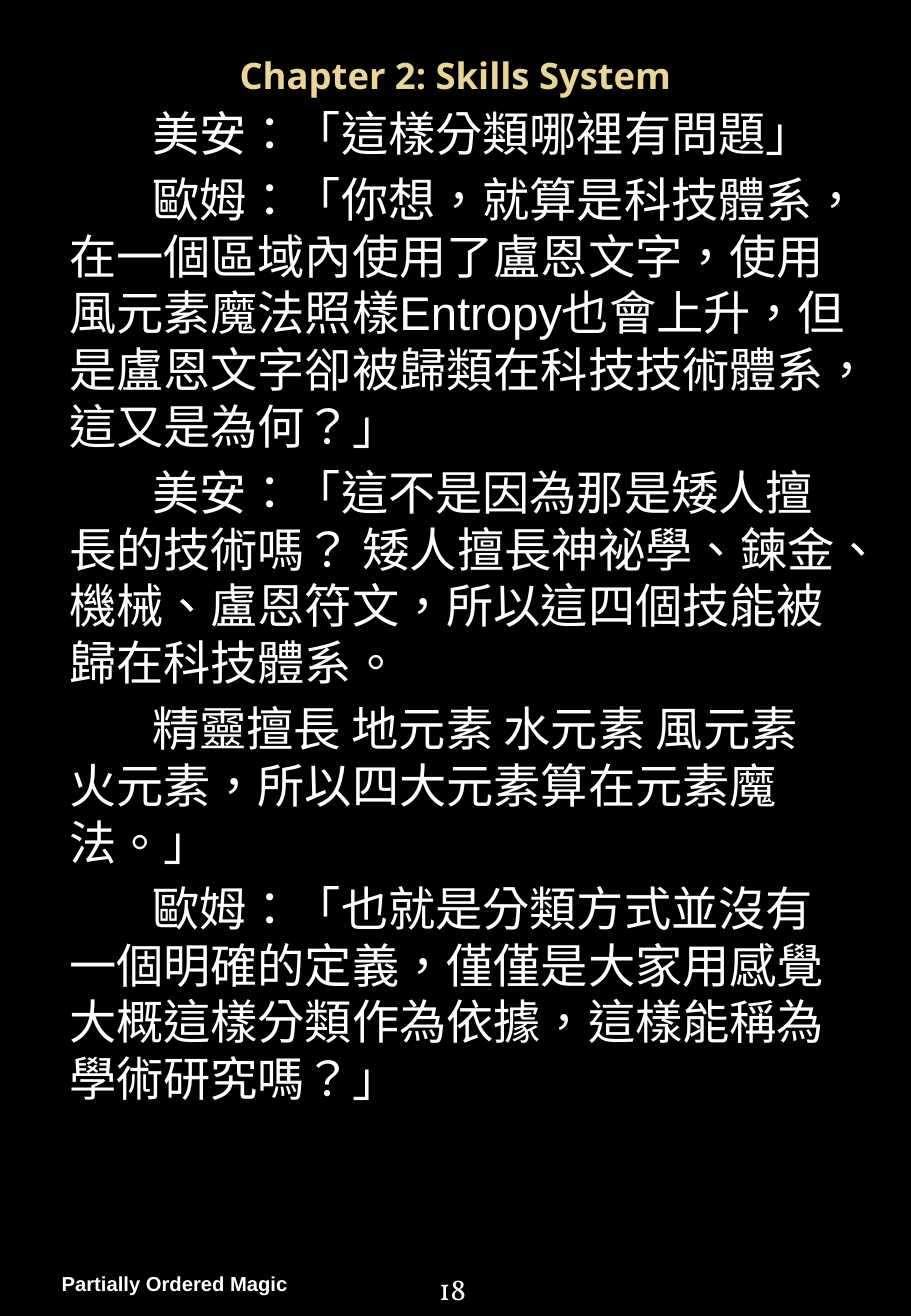
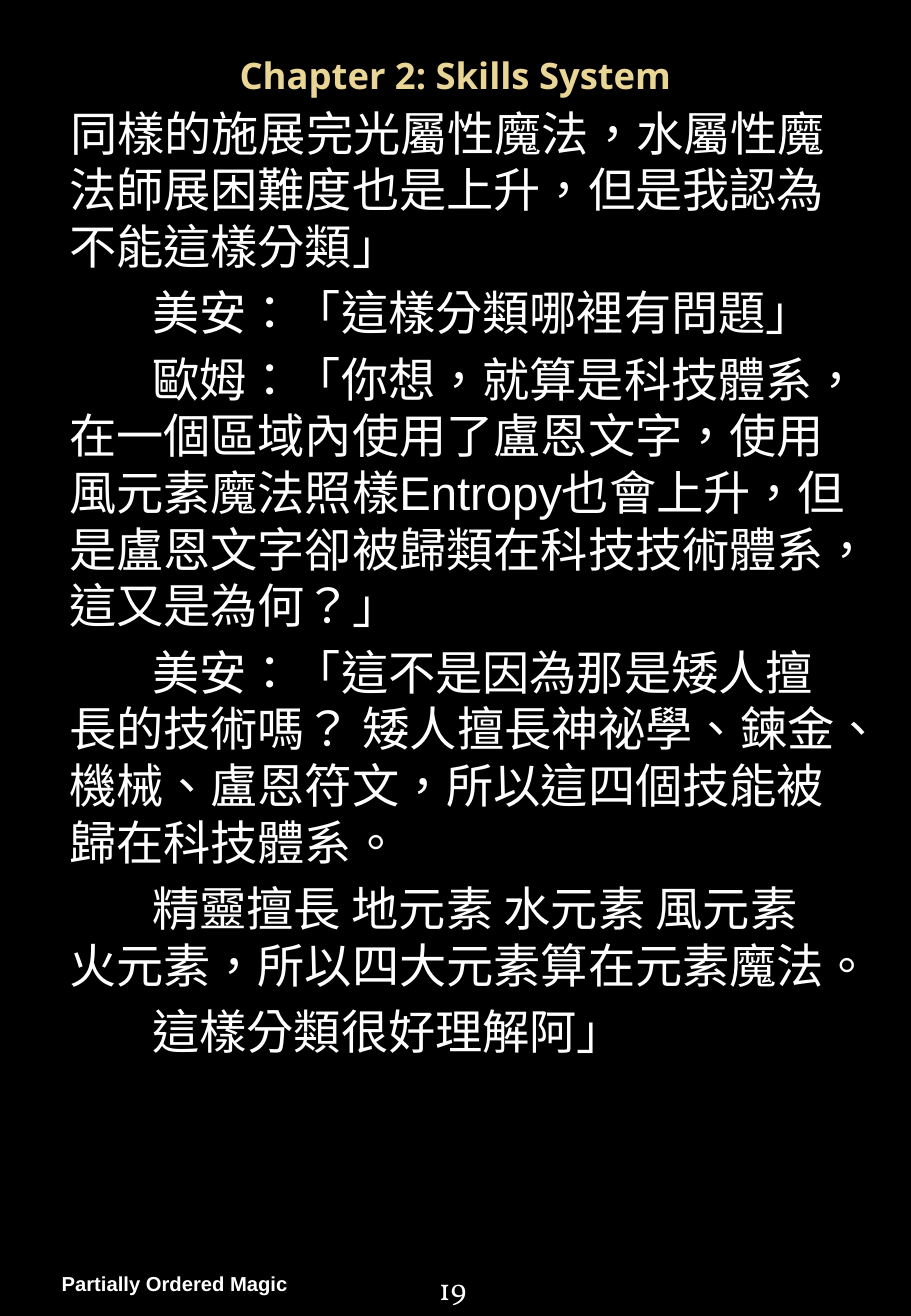
Before and after one commit to PartiallyOrderedMagic/PartiallyOrderedMagic.github.io, a slide deck: slide 20 of MyGame/Partially Ordered Magic Handbook.pptx (slide 19 before the commit). Drawn at 911x1316 pixels with LibreOffice and Linux fonts; fonts in the diff are those of the drawing; background and template pictures are left out. Boxes give left, top, right and bottom in pixels: in the first picture for what was removed or moved away, otherwise in the second. Text is boxed around its words. In the diff, an @@ line names an element or a change of style, - is before the commit and + after.

```diff
--- a/MyGame/Partially Ordered Magic Handbook.pptx
+++ b/MyGame/Partially Ordered Magic Handbook.pptx
@@ text at (x1=69, y1=111, x2=825, y2=268): paragraph added @@
+同樣的施展完光屬性魔法，水屬性魔法師展困難度也是上升，但是我認為不能這樣分類」
@@ text at (x1=69, y1=886, x2=871, y2=1053): text changed @@
-精靈擅長 地元素 水元素 風元素 火元素，所以四大元素算在元素魔法。」
-歐姆：「也就是分類方式並沒有一個明確的定義，僅僅是大家用感覺大概這樣分類作為依據，這樣能稱為學術研究嗎？」
+精靈擅長 地元素 水元素 風元素 火元素，所以四大元素算在元素魔法。
+這樣分類很好理解阿」
@@ page number at (x1=439, y1=1284, x2=467, y2=1305): text changed @@
-18
+19
```
Also in this commit, not shown: 24 other slides changed, 2 slides added.
